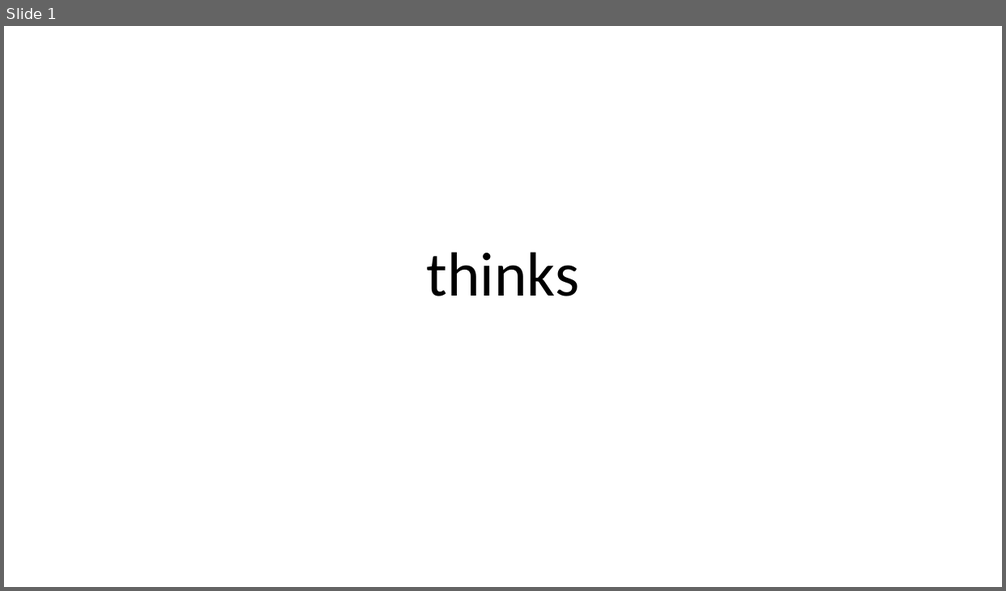
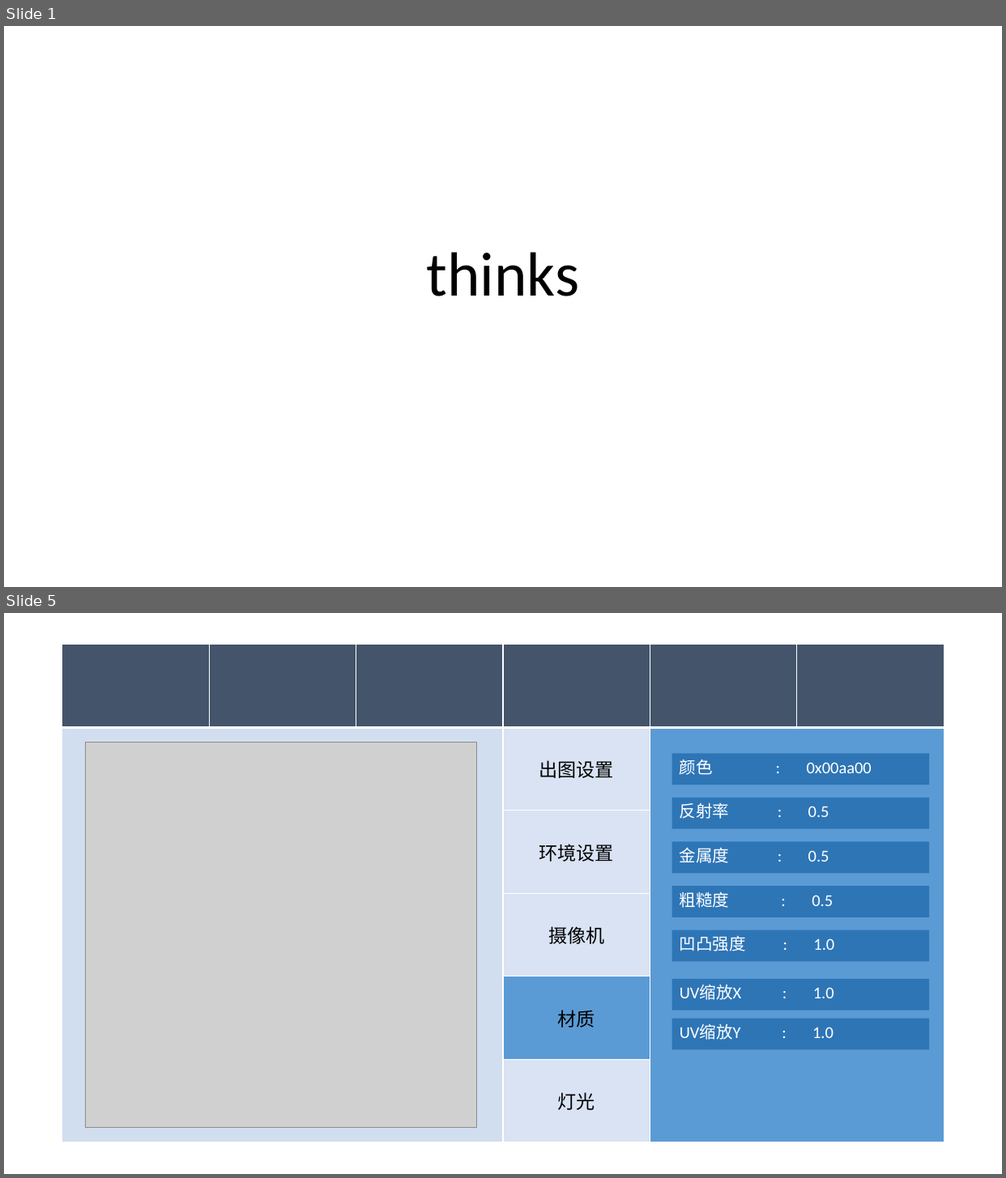
Before and after one commit to vilyLei/voxserver, a slide deck: src/dsrdiffusion/thinks.pptx. Shown one above the other, each under a label of ours: slide 1 before the commit, slides 1 and 5 after it; the slides between them are not shown. The pictures are 1006x591 and 1006x1178 pixels, drawn with LibreOffice and Linux fonts; fonts in the diff are those of the drawing; grey boxes stand for pictures. Boxes give left, top, right and bottom in pixels: in the first picture for what was removed or moved away, otherwise in the second. Text is boxed around its words. In the diff, an @@ line names an element or a change of style, - is before the commit and + after.

```diff
--- a/src/dsrdiffusion/thinks.pptx
+++ b/src/dsrdiffusion/thinks.pptx
@@ slide 5 added at <box>4,613,1002,1174</box>, background #FFFFFF @@
@@ table added at <box>62,645,943,1143</box>, 6 rows, 6 columns @@
+ |  |  |  |  | 
+ |  |  | 出图设置 |  | 
+ |  |  | 环境设置 |  | 
+ |  |  | 摄像机 |  | 
+ |  |  | 材质 |  | 
+ |  |  | 灯光 |  | 
@@ picture added at <box>86,742,476,1128</box> @@
@@ rectangle added at <box>672,754,930,786</box>, fill #2E75B6, 16 pt, text #FFFFFF @@
+颜色 : 0x00aa00
@@ rectangle added at <box>672,798,930,829</box>, fill #2E75B6, 16 pt, text #FFFFFF @@
+反射率 : 0.5
@@ rectangle added at <box>672,842,930,874</box>, fill #2E75B6, 16 pt, text #FFFFFF @@
+金属度 : 0.5
@@ rectangle added at <box>672,886,930,918</box>, fill #2E75B6, 16 pt, text #FFFFFF @@
+粗糙度 : 0.5
@@ rectangle added at <box>672,931,930,962</box>, fill #2E75B6, 16 pt, text #FFFFFF @@
+凹凸强度 : 1.0
@@ rectangle added at <box>672,979,930,1011</box>, fill #2E75B6, 16 pt, text #FFFFFF @@
+UV缩放X : 1.0
@@ rectangle added at <box>672,1019,930,1050</box>, fill #2E75B6, 16 pt, text #FFFFFF @@
+UV缩放Y : 1.0
```
Also in this commit, not shown: 1 slide changed, 6 other slides added, 1 other file.
